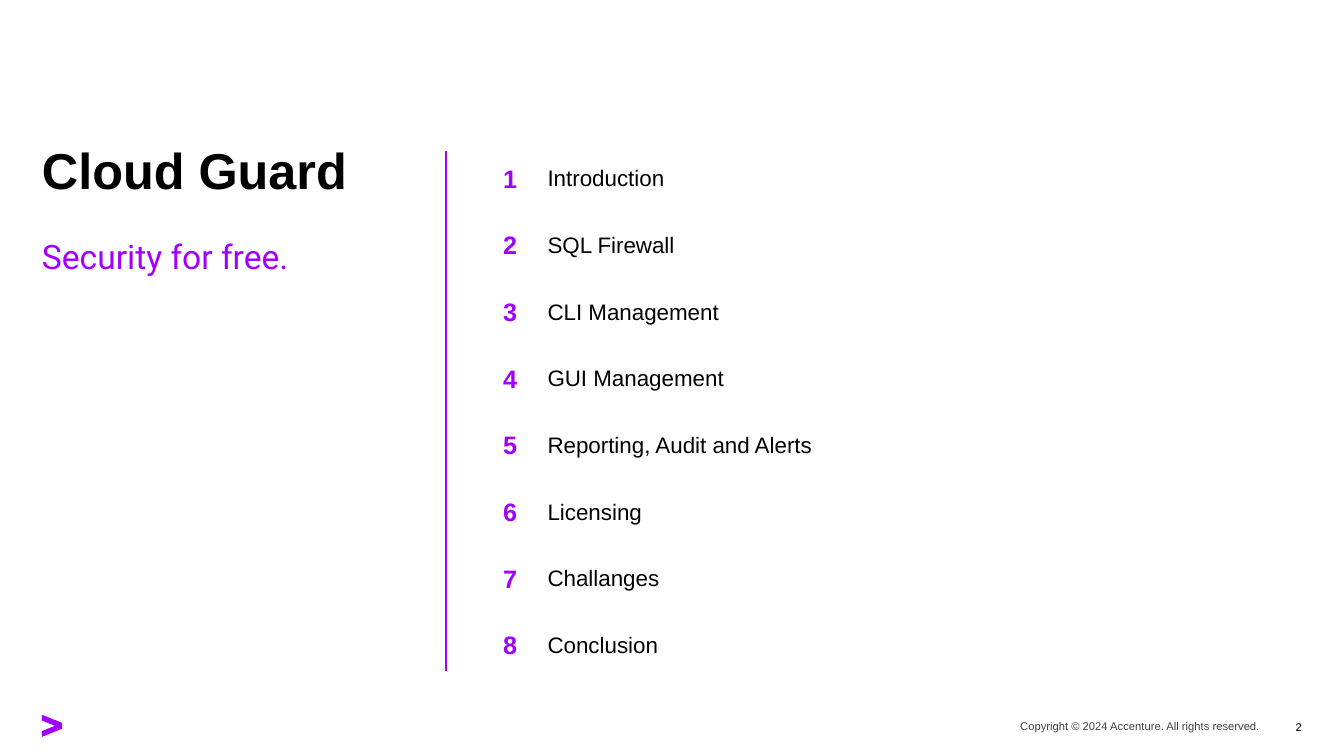
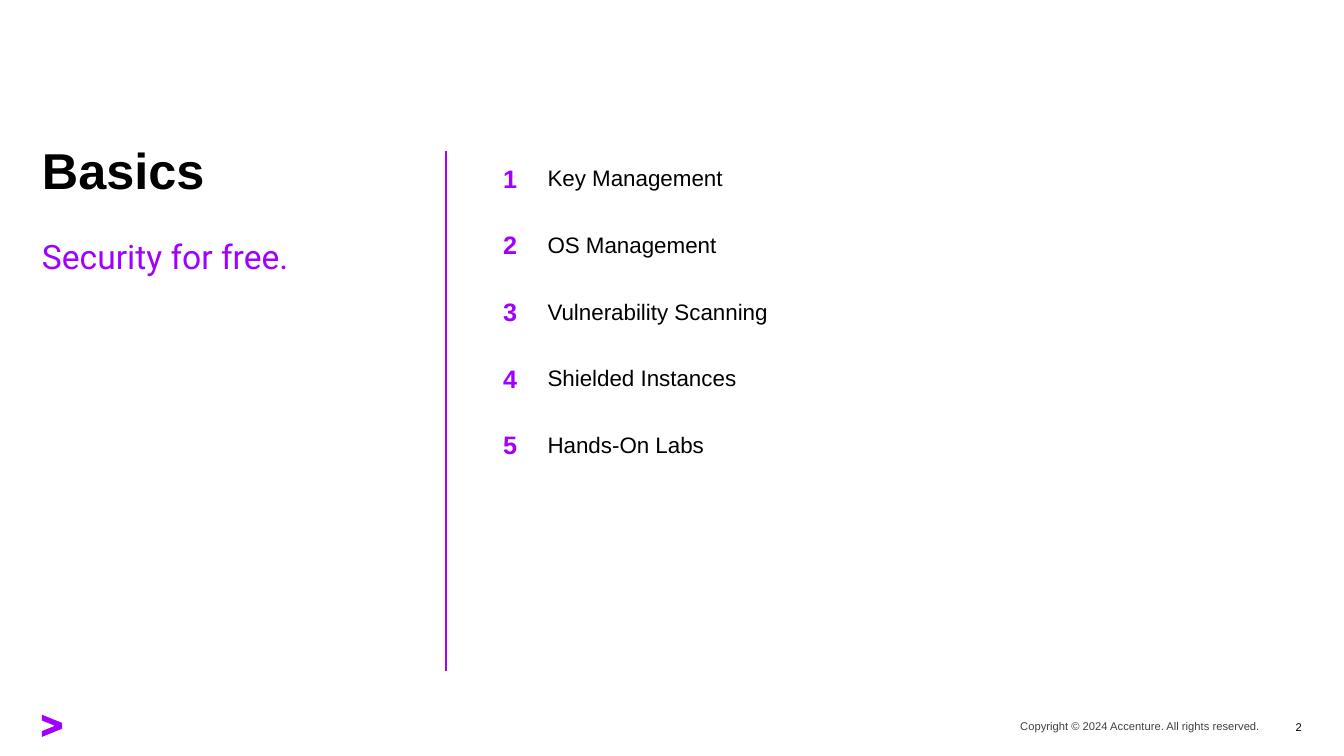
Before and after one commit to oehrlis/oci-sec-ws, a slide deck: slide 2 of ppt/01_Basics.pptx. Drawn at 1344x756 pixels with LibreOffice and Linux fonts; fonts in the diff are those of the drawing. Boxes give left, top, right and bottom in pixels: in the first picture for what was removed or moved away, otherwise in the second. Text is boxed around its words. In the diff, an @@ line names an element or a change of style, - is before the commit and + after.

Commit message:
slide update

```diff
--- a/ppt/01_Basics.pptx
+++ b/ppt/01_Basics.pptx
@@ title at [42,152,204,190]: text changed @@
-Cloud Guard
+Basics
@@ text at [548,170,722,191]: text changed @@
-Introduction
+Key Management
@@ text at [548,237,716,258]: text changed @@
-SQL Firewall
+OS Management
@@ text at [548,303,767,325]: text changed @@
-CLI Management
+Vulnerability Scanning
@@ text at [548,369,737,387]: text changed @@
-GUI Management
+Shielded Instances
@@ text at [548,436,703,454]: text changed @@
-Reporting, Audit and Alerts
+Hands-On Labs
@@ text removed at [503,503,517,522] @@
-6
@@ text removed at [548,503,642,525] @@
-Licensing
@@ text removed at [548,569,660,591] @@
-Challanges
@@ text removed at [503,570,517,588] @@
-7
@@ text removed at [503,636,517,655] @@
-8
@@ text removed at [548,636,658,654] @@
-Conclusion
```
Also in this commit, not shown: 6 other slides changed, 2 slides added, 2 other files.
